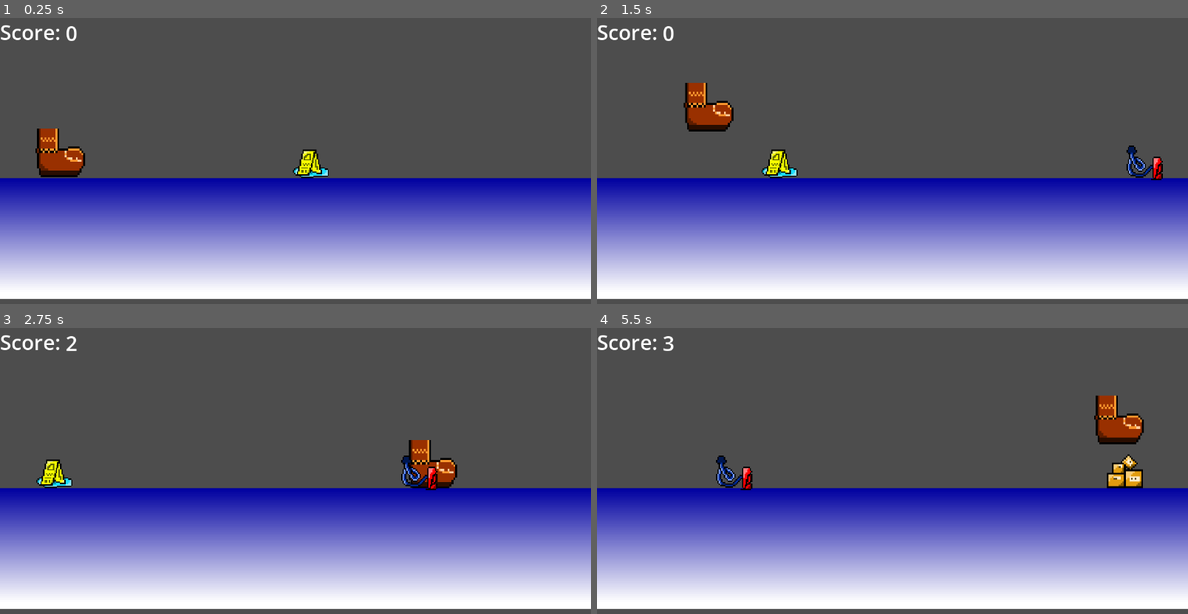
Above: before the commit, frames 1-4 (two rows, left to right).
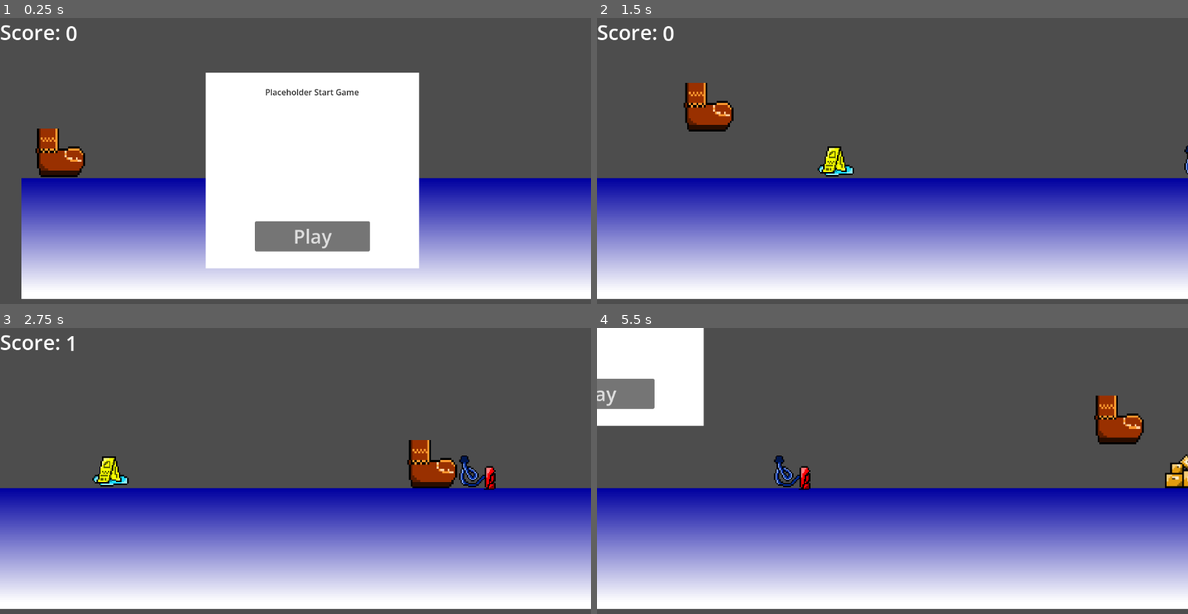
Above: after the commit, the same moments.

Repository: spenu1/Running-HealthandSafety
Game: Godot game, scene res://main.tscn
The game is run twice, just before and just after one commit, with the same random seed, the same clock (stepped at 60 frames per second) and the same inputs. The engine's default icon, where the game draws it, is replaced by a stand-in: a white triangle on a blue panel in a dark square.
Inputs (mouse positions are in pixels of both pictures, inside the frame that each line leads up to):
- Up to frame 1 (0.25 s): no input
- Up to frame 2 (1.5 s): click (910, 235) at 0.5 s, where only the run after the commit has a clickable "Play"; tap Enter (ui_accept) at 1.25 s; hold Right (ui_right) from 1.28 s (still down)
- Up to frame 3 (2.75 s): keep holding Right (ui_right); tap Enter (ui_accept) at 1.52, 2.27 s
- Up to frame 4 (5.5 s): release Right (ui_right) at 2.78 s; hold Left (ui_left) 2.78-3.53 s; hold Right (ui_right) 3.53-5.03 s; tap Enter (ui_accept) at 3.77, 4.52, 5.27 s; hold Left (ui_left) from 5.03 s (still down)

The runs differ from the first frame. In frame 1, 26% of the frame differs, in the area x 0-71%, y 19-99%; in frame 2, 1.2%; in frame 3, 1.6%; in frame 4, 7.7%.

Commit message:
Start + End Screens

Diff:
--- /dev/null
+++ b/EndScreen.tscn
@@ -0,0 +1,117 @@
+[gd_scene format=3 uid="uid://j0cwmkp2wkxh"]
+
+[sub_resource type="GDScript" id="GDScript_nitfa"]
+resource_name = "StartMenuScript"
+script/source = "extends Control
+
+
+# Called when the node enters the scene tree for the first time.
+func _ready() -> void:
+	self.visible = false
+	pass # Replace with function body.
+
+
+# Called every frame. 'delta' is the elapsed time since the previous frame.
+func _process(delta: float) -> void:
+	pass
+
+
+func _on_play_pressed() -> void:
+	self.hide()
+	get_tree().call_group(\"GameState\",\"startGame\")
+	pass # Replace with function body.
+
+
+func gameOver(score) -> void:
+	$ColorRect/ScoreLabel.text = str(score)
+	self.visible = true
+	pass
+"
+
+[node name="StartScreen" type="Control" unique_id=541041636 groups=["Colisions", "GameState"]]
+visible = false
+layout_mode = 3
+anchors_preset = 8
+anchor_left = 0.5
+anchor_top = 0.5
+anchor_right = 0.5
+anchor_bottom = 0.5
+grow_horizontal = 2
+grow_vertical = 2
+size_flags_horizontal = 4
+size_flags_vertical = 4
+script = SubResource("GDScript_nitfa")
+
+[node name="ColorRect" type="ColorRect" parent="." unique_id=119160536]
+layout_mode = 1
+anchors_preset = 8
+anchor_left = 0.5
+anchor_top = 0.5
+anchor_right = 0.5
+anchor_bottom = 0.5
+offset_left = -207.97778
+offset_top = -191.0
+offset_right = 207.97778
+offset_bottom = 191.0
+grow_horizontal = 2
+grow_vertical = 2
+
+[node name="Play" type="Button" parent="ColorRect" unique_id=1490649995]
+layout_mode = 1
+anchors_preset = 7
+anchor_left = 0.5
+anchor_top = 1.0
+anchor_right = 0.5
+anchor_bottom = 1.0
+offset_left = -112.0
+offset_top = -85.0
+offset_right = 112.0
+offset_bottom = -33.0
+grow_horizontal = 2
+grow_vertical = 0
+theme_override_font_sizes/font_size = 37
+text = "Play"
+
+[node name="RichTextLabel" type="RichTextLabel" parent="ColorRect" unique_id=1999437008 groups=["GameState"]]
+layout_mode = 1
+anchors_preset = 5
+anchor_left = 0.5
+anchor_right = 0.5
+offset_left = -96.0
+offset_top = 26.0
+offset_right = 96.0
+offset_bottom = 66.0
+grow_horizontal = 2
+theme_override_colors/default_color = Color(0.17211533, 0.1721153, 0.1721153, 1)
+text = "Placeholder End Game"
+horizontal_alignment = 1
+
+[node name="RichTextLabel2" type="RichTextLabel" parent="ColorRect" unique_id=1187942585 groups=["GameState"]]
+layout_mode = 1
+anchors_preset = 5
+anchor_left = 0.5
+anchor_right = 0.5
+offset_left = -96.0
+offset_top = 99.0
+offset_right = 96.0
+offset_bottom = 139.0
+grow_horizontal = 2
+theme_override_colors/default_color = Color(0.17211533, 0.1721153, 0.1721153, 1)
+text = "Your Score Was:"
+horizontal_alignment = 1
+
+[node name="ScoreLabel" type="RichTextLabel" parent="ColorRect" unique_id=1005801739 groups=["GameState"]]
+layout_mode = 1
+anchors_preset = 5
+anchor_left = 0.5
+anchor_right = 0.5
+offset_left = 39.0
+offset_top = 100.0
+offset_right = 116.0
+offset_bottom = 140.0
+grow_horizontal = 2
+theme_override_colors/default_color = Color(0.17211533, 0.1721153, 0.1721153, 1)
+text = "1"
+horizontal_alignment = 1
+
+[connection signal="pressed" from="ColorRect/Play" to="." method="_on_play_pressed"]
--- /dev/null
+++ b/StartScreen.tscn
@@ -0,0 +1,82 @@
+[gd_scene format=3 uid="uid://ccpkm0dp5ra2g"]
+
+[sub_resource type="GDScript" id="GDScript_nitfa"]
+resource_name = "StartMenuScript"
+script/source = "extends Control
+
+
+# Called when the node enters the scene tree for the first time.
+func _ready() -> void:
+	pass # Replace with function body.
+
+
+# Called every frame. 'delta' is the elapsed time since the previous frame.
+func _process(delta: float) -> void:
+	pass
+
+
+func _on_play_pressed() -> void:
+	self.hide()
+	get_tree().call_group(\"GameState\",\"startGame\")
+	pass # Replace with function body.
+
+"
+
+[node name="StartScreen" type="Control" unique_id=541041636 groups=["GameState"]]
+layout_mode = 3
+anchors_preset = 8
+anchor_left = 0.5
+anchor_top = 0.5
+anchor_right = 0.5
+anchor_bottom = 0.5
+grow_horizontal = 2
+grow_vertical = 2
+size_flags_horizontal = 4
+size_flags_vertical = 4
+script = SubResource("GDScript_nitfa")
+
+[node name="ColorRect" type="ColorRect" parent="." unique_id=119160536]
+layout_mode = 1
+anchors_preset = 8
+anchor_left = 0.5
+anchor_top = 0.5
+anchor_right = 0.5
+anchor_bottom = 0.5
+offset_left = -207.97778
+offset_top = -191.0
+offset_right = 207.97778
+offset_bottom = 191.0
+grow_horizontal = 2
+grow_vertical = 2
+
+[node name="Play" type="Button" parent="ColorRect" unique_id=1490649995]
+layout_mode = 1
+anchors_preset = 7
+anchor_left = 0.5
+anchor_top = 1.0
+anchor_right = 0.5
+anchor_bottom = 1.0
+offset_left = -112.0
+offset_top = -85.0
+offset_right = 112.0
+offset_bottom = -33.0
+grow_horizontal = 2
+grow_vertical = 0
+theme_override_font_sizes/font_size = 37
+text = "Play"
+
+[node name="RichTextLabel" type="RichTextLabel" parent="ColorRect" unique_id=1999437008]
+layout_mode = 1
+anchors_preset = 5
+anchor_left = 0.5
+anchor_right = 0.5
+offset_left = -96.0
+offset_top = 26.0
+offset_right = 96.0
+offset_bottom = 66.0
+grow_horizontal = 2
+theme_override_colors/default_color = Color(0.17211533, 0.1721153, 0.1721153, 1)
+text = "Placeholder Start Game"
+horizontal_alignment = 1
+
+[connection signal="pressed" from="ColorRect/Play" to="." method="_on_play_pressed"]
--- a/UI.tscn
+++ b/UI.tscn
@@ -19,12 +19,11 @@
 	pass
 
 func hurtGet() -> void:
-	score += 1
 	self.get_node(\"Score\").text = str(score)
 	pass
 "
 
-[node name="Control" type="Control" unique_id=950557039 groups=["Colisions"]]
+[node name="Control" type="Control" unique_id=950557039 groups=["Colisions", "GameState"]]
 layout_mode = 3
 anchors_preset = 15
 anchor_right = 1.0
--- a/main.tscn
+++ b/main.tscn
@@ -4,26 +4,41 @@
 [ext_resource type="PackedScene" uid="uid://cx6yo43xlirpt" path="res://UI.tscn" id="1_1bvp3"]
 [ext_resource type="PackedScene" uid="uid://d4k2ns1luke5q" path="res://node_2d.tscn" id="1_ig7tw"]
 [ext_resource type="PackedScene" uid="uid://bl5kq50ejrljs" path="res://running.tscn" id="3_h2yge"]
+[ext_resource type="PackedScene" uid="uid://ccpkm0dp5ra2g" path="res://StartScreen.tscn" id="5_lquwl"]
+[ext_resource type="PackedScene" uid="uid://j0cwmkp2wkxh" path="res://EndScreen.tscn" id="6_7mycd"]
 
 [sub_resource type="GDScript" id="GDScript_0xm2m"]
 script/source = "extends Node2D
-
-
+var runners
+var gamePlaying = false
 # Called when the node enters the scene tree for the first time.
 func _ready() -> void:
+	runners = [get_node(\"Running\"),get_node(\"Running2\")]
+	print(runners)
 	pass # Replace with function body.
 
 
 # Called every frame. 'delta' is the elapsed time since the previous frame.
 func _process(delta: float) -> void:
+
+	if gamePlaying:
+		for i in runners:
+			i.position.x += delta*-200
 	pass
 
+#methods called by groups
+func startGame() -> void:#gamestate
+	#	position.x += delta*-200
+	gamePlaying = true
+	pass
+
+#Colisions
 func pointGet() -> void:
 	print(\"Point\")
 	pass
 
 func hurtGet() -> void:
-	print(\"Hit\")
+	get_tree().call_group(\"GameState\", \"gameOver\", get_node(\"Control\").score)
 	pass
 "
 
@@ -41,7 +56,7 @@
 
 # Called every frame. 'delta' is the elapsed time since the previous frame.
 func _process(delta: float) -> void:
-	position.x += delta*-200
+
 	pass
 "
 
@@ -56,11 +71,11 @@
 
 # Called every frame. 'delta' is the elapsed time since the previous frame.
 func _process(delta: float) -> void:
-	position.x += delta*-200
+
 	pass
 "
 
-[node name="Main" type="Node2D" unique_id=1167737423]
+[node name="Main" type="Node2D" unique_id=1167737423 groups=["Colisions", "GameState"]]
 script = SubResource("GDScript_0xm2m")
 
 [node name="Control" parent="." unique_id=950557039 instance=ExtResource("1_1bvp3")]
@@ -91,3 +106,12 @@
 position = Vector2(2757.0002, -160.00002)
 scale = Vector2(0.66765726, 0.79986286)
 script = SubResource("GDScript_1bvp3")
+
+[node name="StartScreen" parent="." unique_id=541041636 instance=ExtResource("5_lquwl")]
+offset_left = 609.0
+offset_top = 298.0
+offset_right = 609.0
+offset_bottom = 298.0
+
+[node name="EndScreen" parent="." unique_id=1690506190 instance=ExtResource("6_7mycd")]
+visible = true
--- a/obstacle.tscn
+++ b/obstacle.tscn
@@ -29,7 +29,7 @@
 "
 
 [sub_resource type="RectangleShape2D" id="RectangleShape2D_sl1jc"]
-size = Vector2(73, 68)
+size = Vector2(66, 64)
 
 [sub_resource type="RectangleShape2D" id="RectangleShape2D_qcbvg"]
 size = Vector2(46, 539)
@@ -39,14 +39,14 @@
 
 [node name="HitColis" type="Area2D" parent="." unique_id=11593055]
 
-[node name="HitBox" type="CollisionShape2D" parent="HitColis" unique_id=617689274]
-position = Vector2(0.5, -1)
+[node name="HitBox" type="CollisionShape2D" parent="HitColis" unique_id=617689274 groups=["Colisions"]]
+position = Vector2(-3, -3)
 shape = SubResource("RectangleShape2D_sl1jc")
 
 [node name="PointColis" type="Area2D" parent="." unique_id=444876494 groups=["Colisions"]]
 
 [node name="PointBox" type="CollisionShape2D" parent="PointColis" unique_id=1941595242]
-position = Vector2(1, -307)
+position = Vector2(85, -234)
 shape = SubResource("RectangleShape2D_qcbvg")
 
 [connection signal="area_entered" from="HitColis" to="." method="_on_hit_colis_area_entered"]
--- a/project.godot
+++ b/project.godot
@@ -22,6 +22,7 @@
 [global_group]
 
 Colisions=""
+GameState="Sets the state of the game"
 
 [physics]
 
--- a/running.tscn
+++ b/running.tscn
@@ -32,7 +32,7 @@
 shape = SubResource("RectangleShape2D_hus8h")
 
 [node name="Obstacle2" parent="." unique_id=1943953122 instance=ExtResource("2_hus8h")]
-position = Vector2(1981, 554)
+position = Vector2(1980, 553)
 
 [node name="Sprite2D" type="Sprite2D" parent="Obstacle2" unique_id=1392040733]
 position = Vector2(0, -8.294992)
@@ -40,11 +40,11 @@
 texture = ExtResource("3_3c37w")
 
 [node name="Obstacle" parent="." unique_id=227316608 instance=ExtResource("2_hus8h")]
-position = Vector2(909, 556)
+position = Vector2(909, 553)
 
 [node name="Sprite2D" type="Sprite2D" parent="Obstacle" unique_id=2053367752]
-position = Vector2(6, -8)
-scale = Vector2(4.077, 3.344)
+position = Vector2(0, -11)
+scale = Vector2(4.0666647, 3.466666)
 texture = ExtResource("4_b1lmo")
 
 [node name="Obstacle3" parent="." unique_id=1241173854 instance=ExtResource("2_hus8h")]
Not shown, changed: index.html
Not shown, changed: index.pck
